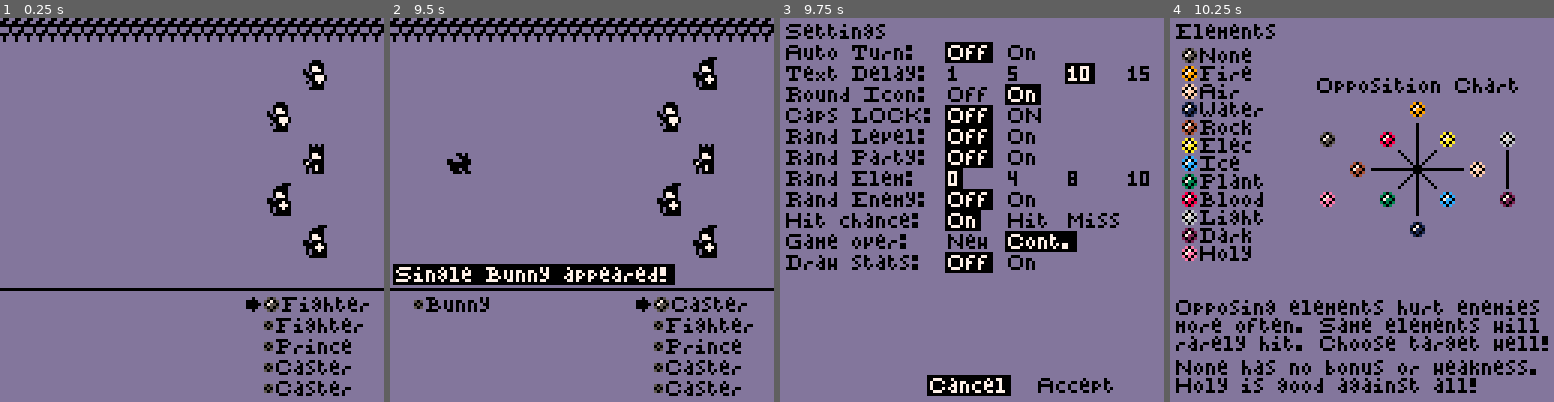
Above: before the commit, frames 1-4 (left to right).
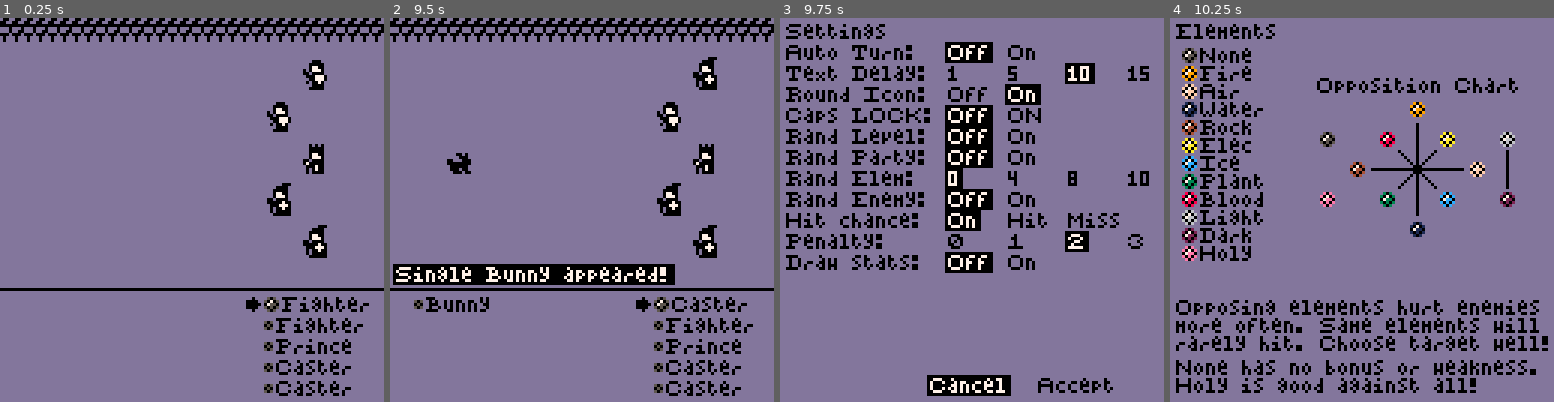
Above: after the commit, the same moments.

Repository: JohnAdamZiolkowski/Pico8-Hive
Game: PICO-8 cartridge prince/prince.p8
Two runs of this game, one before a commit and one after it. Both use one fixed random seed, a clock stepped at 60 frames per second and the inputs below.
Inputs:
- Up to frame 1 (0.25 s): no input
- Up to frame 2 (9.5 s): tap X (X key) at 0.33, 1.07, 1.85, 2.97, 4.08, 5.2, 6.32, 7.43, 8.55 s; tap O (Z key) at 0.7, 1.7, 2.1, 2.5, 2.9, 3.3, 3.7, 4.1, 4.5, 4.9, 5.3, 5.7, 6.1, 6.5, 6.9, 7.3, 7.7, 8.1, 8.5, 8.9, 9.3 s; hold Right 1.6-2.1 s; hold Up 2.15-2.42 s; hold Right 2.47-3.03 s; hold Left 3.08-3.58 s; hold Down 3.63-3.97 s; hold Right 4.02-4.68 s; hold Up 4.73-5.03 s; hold Left 5.08-5.68 s; hold Down 5.73-6.03 s; hold Right 6.08-6.58 s; hold Right 6.63-7.13 s; hold Up 7.18-7.45 s; hold Right 7.5-8.07 s; hold Left 8.12-8.62 s; hold Down 8.67-9 s; hold Right from 9.05 s (still down)
- Up to frame 3 (9.75 s): tap X (X key) at 9.67 s; tap O (Z key) at 9.7 s; release Right at 9.72 s
- Up to frame 4 (10.25 s): hold Up 9.77-10.07 s; tap O (Z key) at 10.1 s; hold Left from 10.12 s (still down)

Frames 1-2 are identical in both runs. In frame 3, 1.7% of the frame differs, in the area x 1-95%, y 55-61%; in frame 4, nothing differs.

Commit message:
drop new party on game over option, introduce level penalty option

Diff:
--- a/prince/prince.p8
+++ b/prince/prince.p8
@@ -307,10 +307,10 @@
 	 o={"^on", "^hit", "^miss"},
  	v={"on", true, false},
 	 s=1},
-	{i=10, n="^game over",
-	 o={"^new", "^cont."},
- 	v={false, true},
-	 s=2},
+	{i=10, n="^penalty",
+	 o={"^0", "^1", "^2", "^3"},
+ 	v={0, 1, 2, 3},
+	 s=3},
 	{i=11, n="^draw stats",
 	 o={"^off", "^on"},
  	v={false, true},
@@ -327,7 +327,7 @@
  random_elem = set_up_setting(7)
  random_enemy = set_up_setting(8)
  hit_chance = set_up_setting(9)
- continue = set_up_setting(10)
+ penalty = set_up_setting(10)
  stats = set_up_setting(11)
 end
 function set_up_setting(index)
@@ -992,8 +992,8 @@
  	arena.party.level = 1
  	arena.party.score = 0
  	arena.party.luck = 0
- 	if old_level > 2 then
- 	 arena.party.level = old_level-2
+ 	if old_level > penalty then
+ 	 arena.party.level = old_level-penalty
  	 arena.party.score = lget(levels,arena.party.level)
  	end
  	message = "^the party is set back to "..arena.party.level.."..."
Not shown, changed: prince/prince.js
